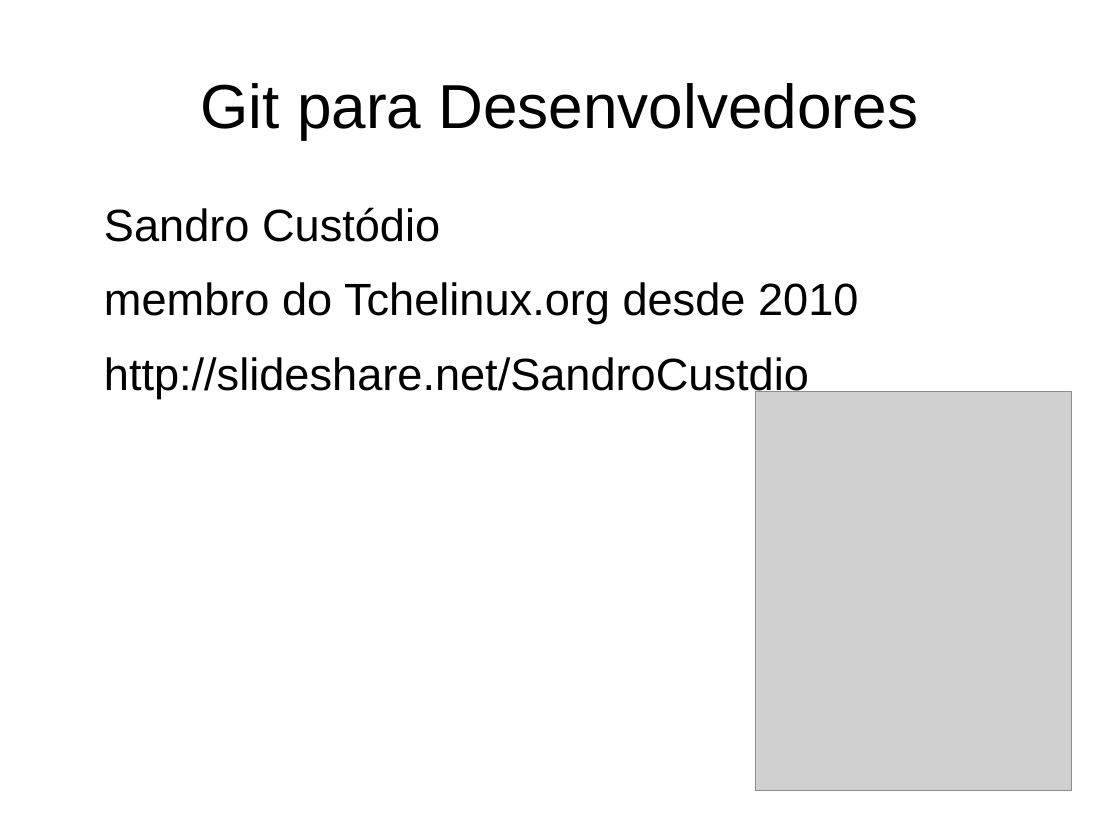
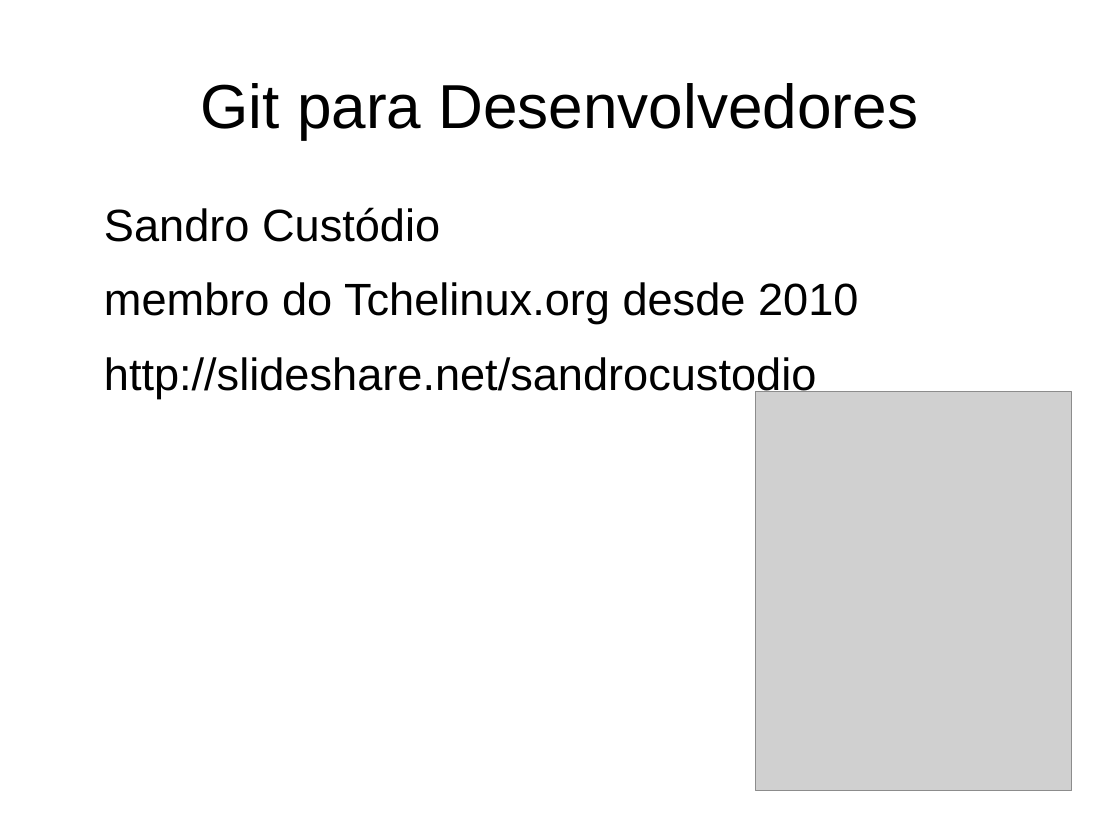
Before and after one commit to sandrocustodiobr/palestras, a slide deck: slide 29 of 2018-git/Git para Desenvolvedores - SEMABI 2018.odp. Drawn at 1120x840 pixels with LibreOffice and Linux fonts; fonts in the diff are those of the drawing; grey boxes stand for pictures. Boxes give left, top, right and bottom in pixels: in the first picture for what was removed or moved away, otherwise in the second. Text is boxed around its words. In the diff, an @@ line names an element or a change of style, - is before the commit and + after.

```diff
--- a/2018-git/Git para Desenvolvedores - SEMABI 2018.odp
+++ b/2018-git/Git para Desenvolvedores - SEMABI 2018.odp
@@ text at [104,357,816,398]: text changed @@
-http://slideshare.net/SandroCustdio
+http://slideshare.net/sandrocustodio
```
Also in this commit, not shown: 1 other file.
